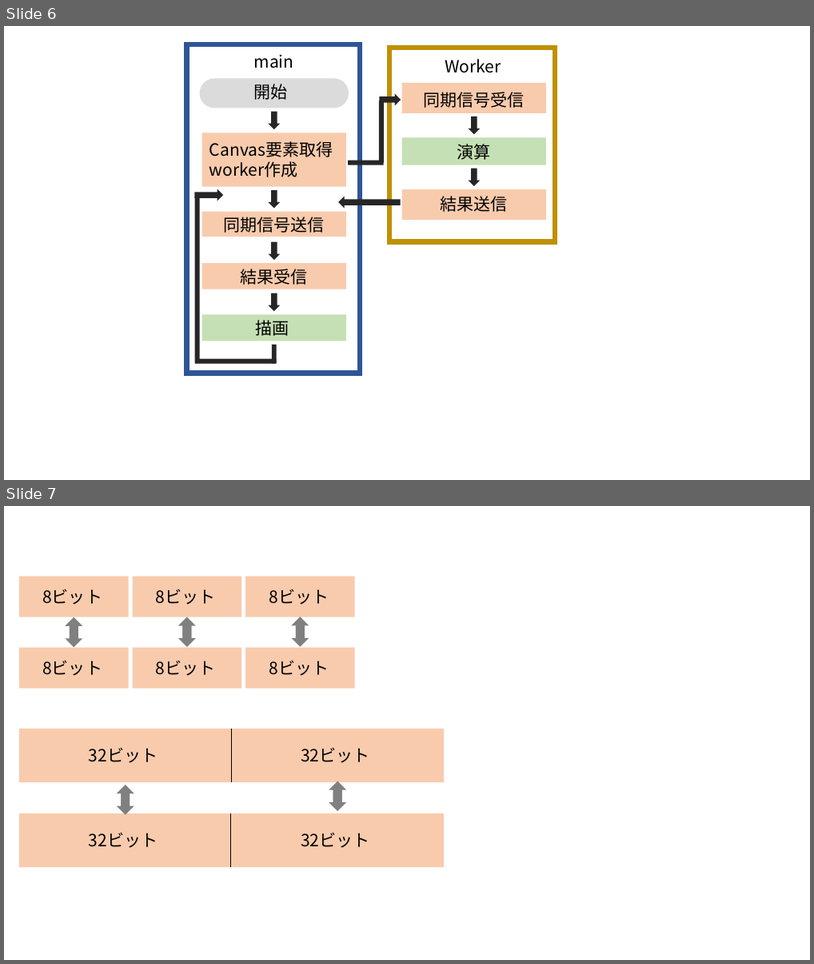
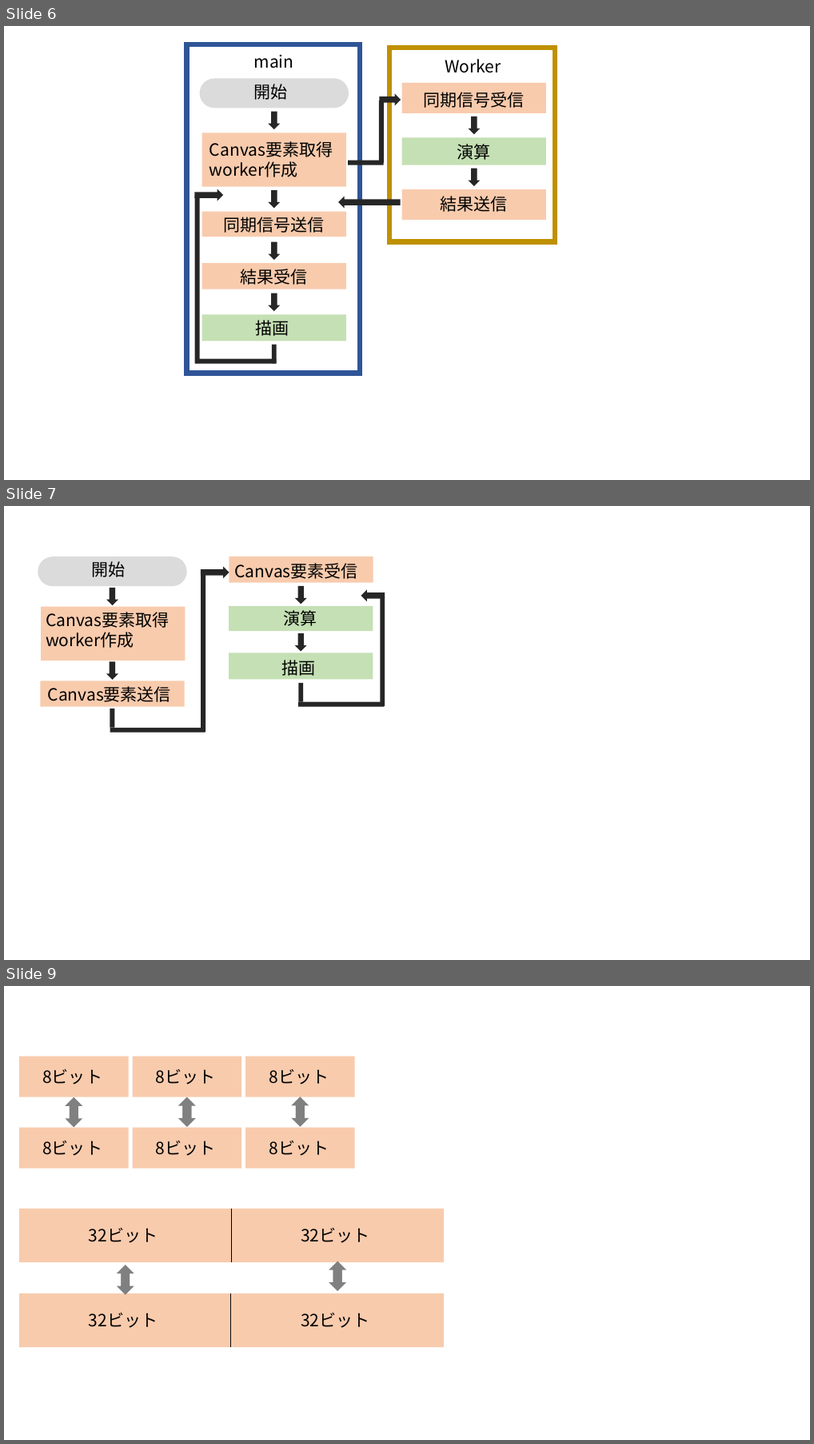
Before and after one commit to okmtaoo/-, a slide deck: 論文に使う画像.pptx. Shown one above the other, each under a label of ours: slides 6 and 7 before the commit, slides 6, 7 and 9 after it; the slides between them are not shown. The pictures are 814x964 and 814x1444 pixels, drawn with LibreOffice and Linux fonts; fonts in the diff are those of the drawing. Boxes give left, top, right and bottom in pixels: in the first picture for what was removed or moved away, otherwise in the second. Text is boxed around its words. In the diff, an @@ line names an element or a change of style, - is before the commit and + after.

```diff
--- a/論文に使う画像.pptx
+++ b/論文に使う画像.pptx
@@ slide 7 added at [4,506,810,960], background #FFFFFF @@
@@ rounded rectangle added at [38,557,187,587], fill #DBDBDB @@
@@ text added at [92,561,126,577], 20 pt, text #000000 @@
+開始
@@ down arrow added at [201,566,230,578], fill #262626 @@
@@ rectangle added at [202,572,206,732], fill #262626 @@
@@ rectangle added at [229,557,373,583], fill #F8CBAD @@
@@ text added at [234,563,358,579], 20 pt, text #000000 @@
+Canvas要素受信
@@ down arrow added at [106,588,118,606], fill #262626 @@
@@ down arrow added at [295,586,307,604], fill #262626 @@
@@ down arrow added at [362,589,385,601], fill #262626 @@
@@ rectangle added at [380,596,385,706], fill #262626 @@
@@ rectangle added at [41,607,185,660], fill #F8CBAD @@
@@ text added at [46,612,169,648], 20 pt, text #000000 @@
+Canvas要素取得
+worker作成
@@ rectangle added at [229,606,373,631], fill #C5E0B4 @@
@@ text added at [284,610,318,626], 20 pt, text #000000 @@
+演算
@@ down arrow added at [295,633,307,651], fill #262626 @@
@@ down arrow added at [106,661,118,680], fill #262626 @@
@@ rectangle added at [229,653,373,680], fill #C5E0B4 @@
@@ text added at [282,660,316,676], 20 pt, text #000000 @@
+描画
@@ rectangle added at [40,681,184,707], fill #F8CBAD @@
@@ text added at [48,686,171,702], 20 pt, text #000000 @@
+Canvas要素送信
@@ rectangle added at [298,683,303,701], fill #262626 @@
@@ rectangle added at [110,708,114,728], fill #262626 @@
@@ rectangle added at [298,702,385,707], fill #262626 @@
@@ rectangle added at [110,727,205,732], fill #262626 @@
@@ what was slide 7 is now slide 9 @@
```
Also in this commit, not shown: 1 other slide added, 13 other files.
